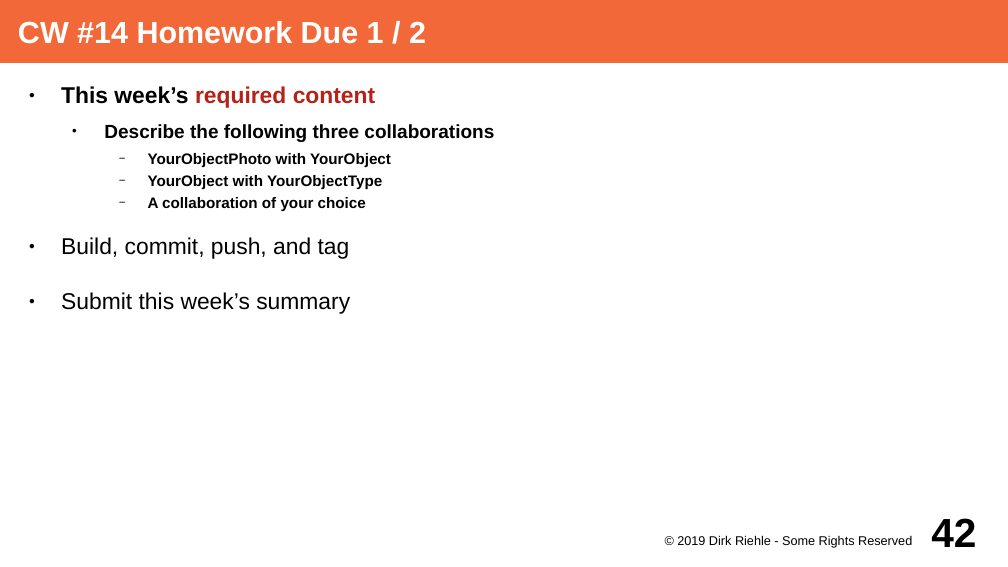
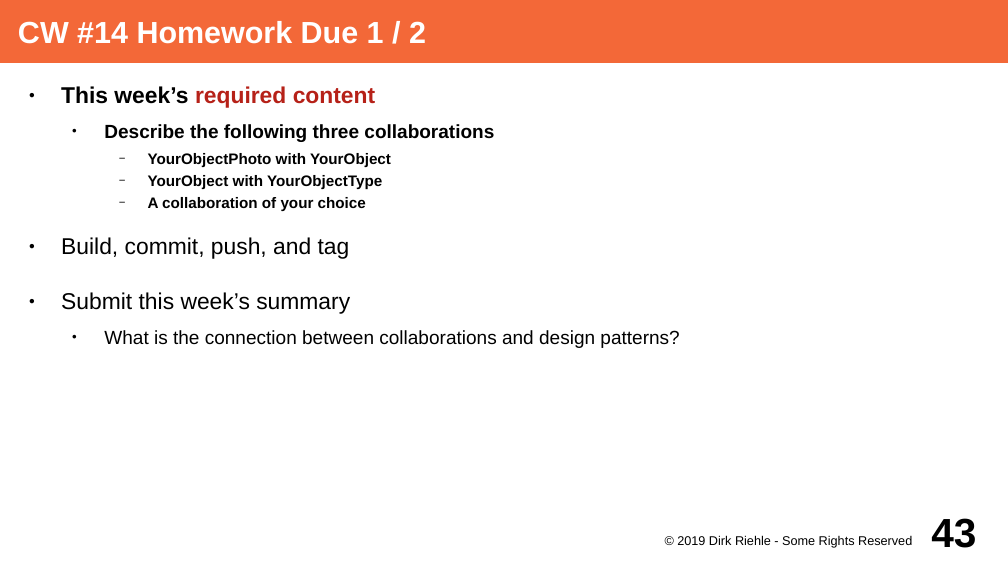
Before and after one commit to dirkriehle/adap-course, a slide deck: slide 43 of Lecture Slides/ADAP A02 - Course Schedule.odp (slide 42 before the commit). Drawn at 1008x567 pixels with LibreOffice and Linux fonts; fonts in the diff are those of the drawing. Boxes give left, top, right and bottom in pixels: in the first picture for what was removed or moved away, otherwise in the second. Text is boxed around its words. In the diff, an @@ line names an element or a change of style, - is before the commit and + after.

Commit message:
Updated homework and project set-up for WS 2019/20.

```diff
--- a/Lecture Slides/ADAP A02 - Course Schedule.odp
+++ b/Lecture Slides/ADAP A02 - Course Schedule.odp
@@ text at box(104, 330, 679, 348): paragraph added @@
+  ● What is the connection between collaborations and design patterns?
@@ page number at box(931, 518, 976, 548): text changed @@
-42
+43
```
Also in this commit, not shown: 22 other slides changed, 1 slide added, 3 other files.
